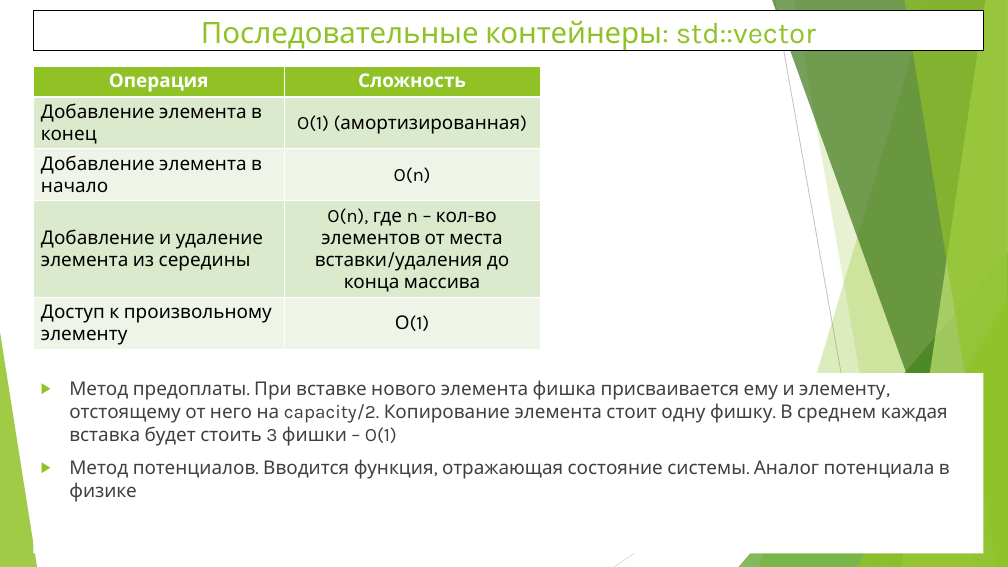
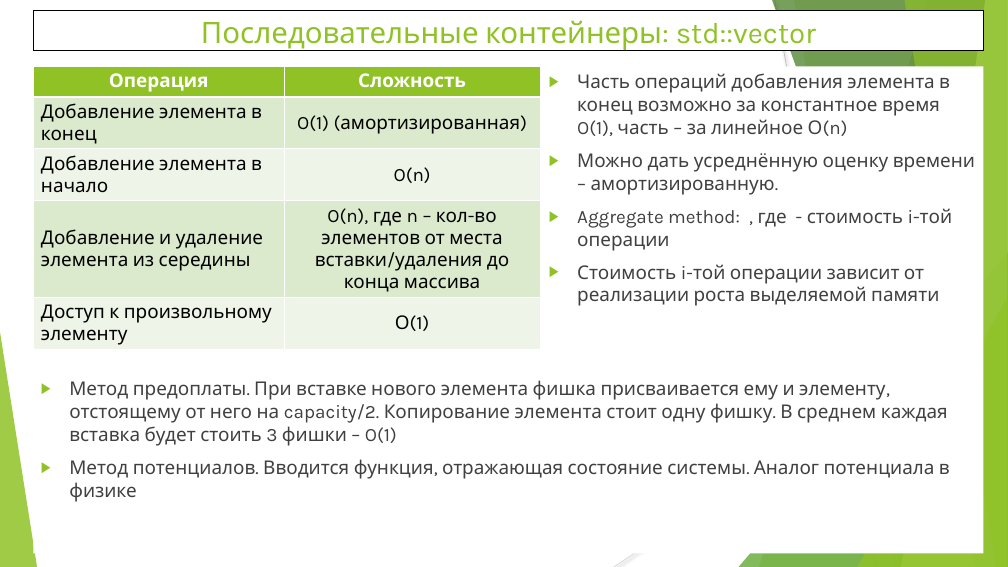
Before and after one commit to WhiteCatStudies/lectures, a slide deck: slide 10 of pt2/lectures/lecture1/lecture1.pptx. Drawn at 1008x567 pixels with LibreOffice and Linux fonts; fonts in the diff are those of the drawing; grey boxes stand for pictures. Boxes give left, top, right and bottom in pixels: in the first picture for what was removed or moved away, otherwise in the second. Text is boxed around its words. In the diff, an @@ line names an element or a change of style, - is before the commit and + after.

```diff
--- a/pt2/lectures/lecture1/lecture1.pptx
+++ b/pt2/lectures/lecture1/lecture1.pptx
@@ text added at box(541, 67, 984, 374), fill #FFFFFF, 18 pt, text #404040 @@
+▶ Часть операций добавления элемента в конец возможно за константное время O(1), часть – за линейное О(n)
+▶ Можно дать усреднённую оценку времени – амортизированную.
+▶ Aggregate method: , где - стоимость i-той операции
+▶ Стоимость i-той операции зависит от реализации роста выделяемой памяти
```
Also in this commit, not shown: 6 other slides changed, 31 other files.
